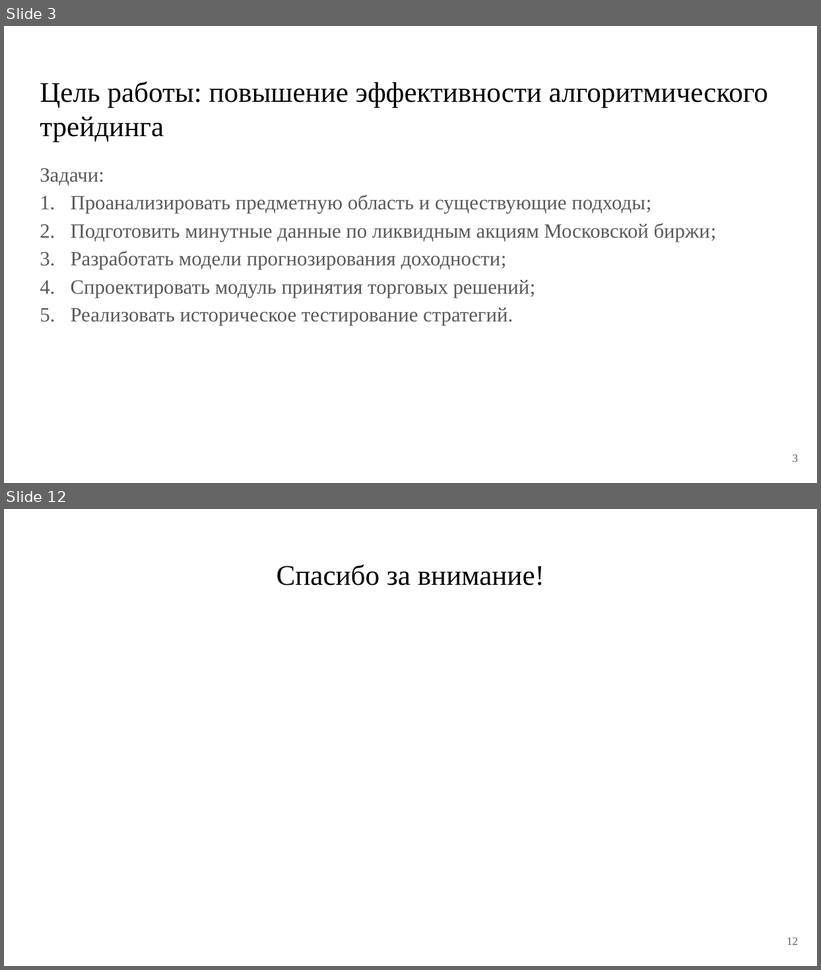
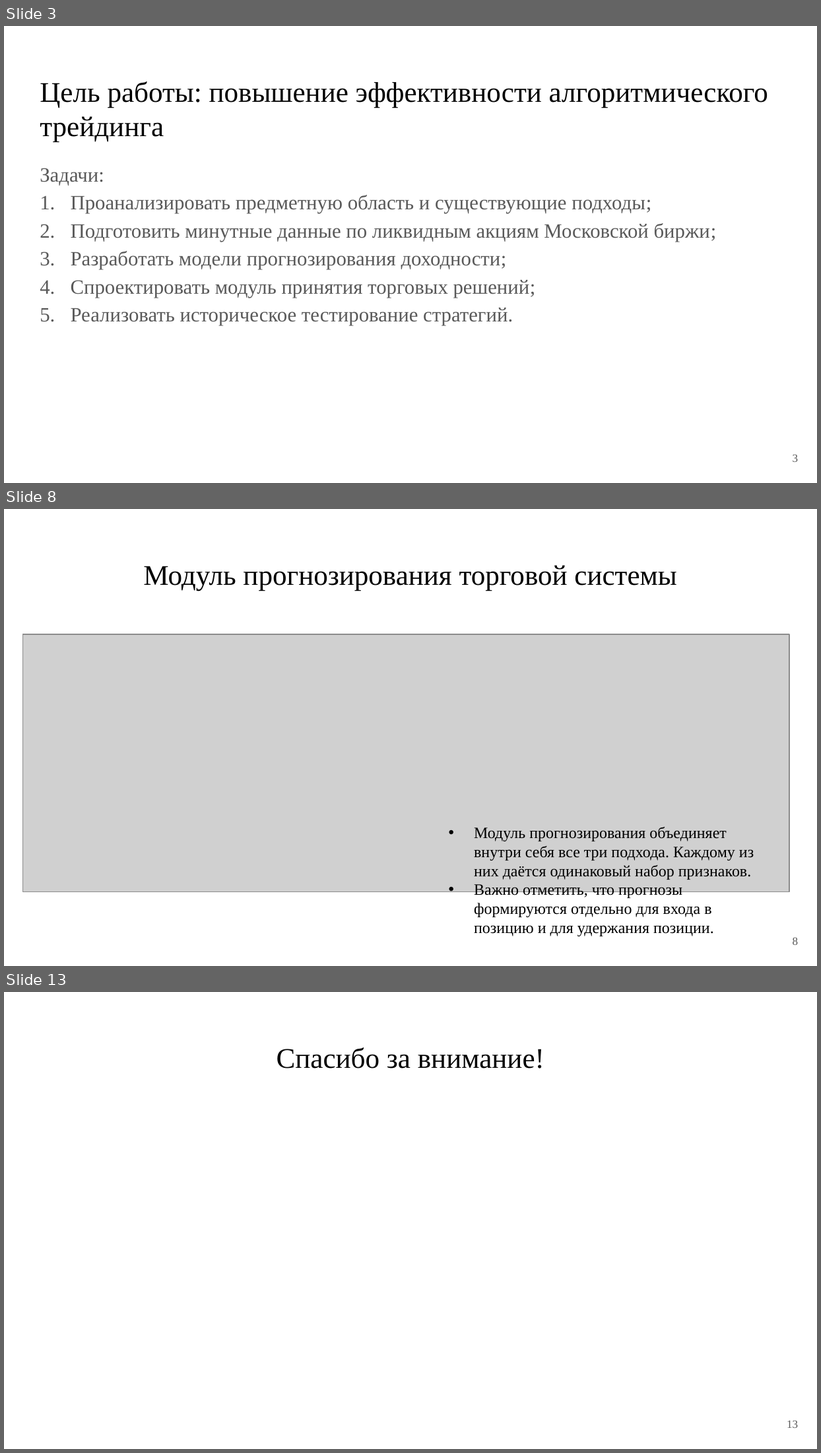
Before and after one commit to PetrovKirill00/BKP, a slide deck: Презентация.pptx. Shown one above the other, each under a label of ours: slides 3 and 12 before the commit, slides 3, 8 and 13 after it; the slides between them are not shown. The pictures are 821x970 and 821x1453 pixels, drawn with LibreOffice and Linux fonts; fonts in the diff are those of the drawing; grey boxes stand for pictures. Boxes give left, top, right and bottom in pixels: in the first picture for what was removed or moved away, otherwise in the second. Text is boxed around its words. In the diff, an @@ line names an element or a change of style, - is before the commit and + after.

```diff
--- a/Презентация.pptx
+++ b/Презентация.pptx
@@ slide 8 added at [4, 509, 817, 966], background #FFFFFF @@
@@ title added at [143, 565, 677, 591], 25.2 pt, text #000000 @@
+Модуль прогнозирования торговой системы
@@ picture added at [22, 634, 789, 892] @@
@@ text added at [474, 827, 754, 937], 14 pt, text #000000 @@
+• Модуль прогнозирования объединяет внутри себя все три подхода. Каждому из них даётся одинаковый набор признаков.
+• Важно отметить, что прогнозы формируются отдельно для входа в позицию и для удержания позиции.
@@ page number added at [793, 937, 799, 945], 10 pt, text #595959 @@
+8
@@ what was slide 12 is now slide 13 @@
@@ page number at [787, 1420, 798, 1428]: text changed @@
-12
+13
```
Also in this commit, not shown: 5 slides changed, 3 other slides added, 3 slides removed, 12 other files.
